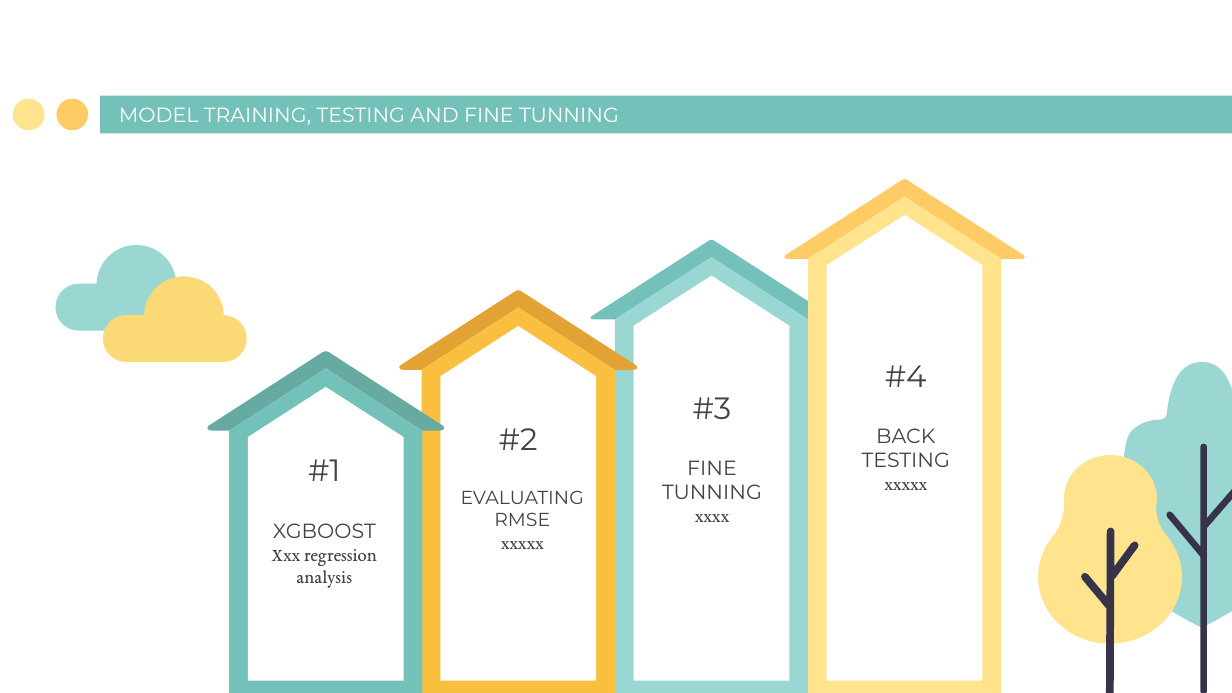
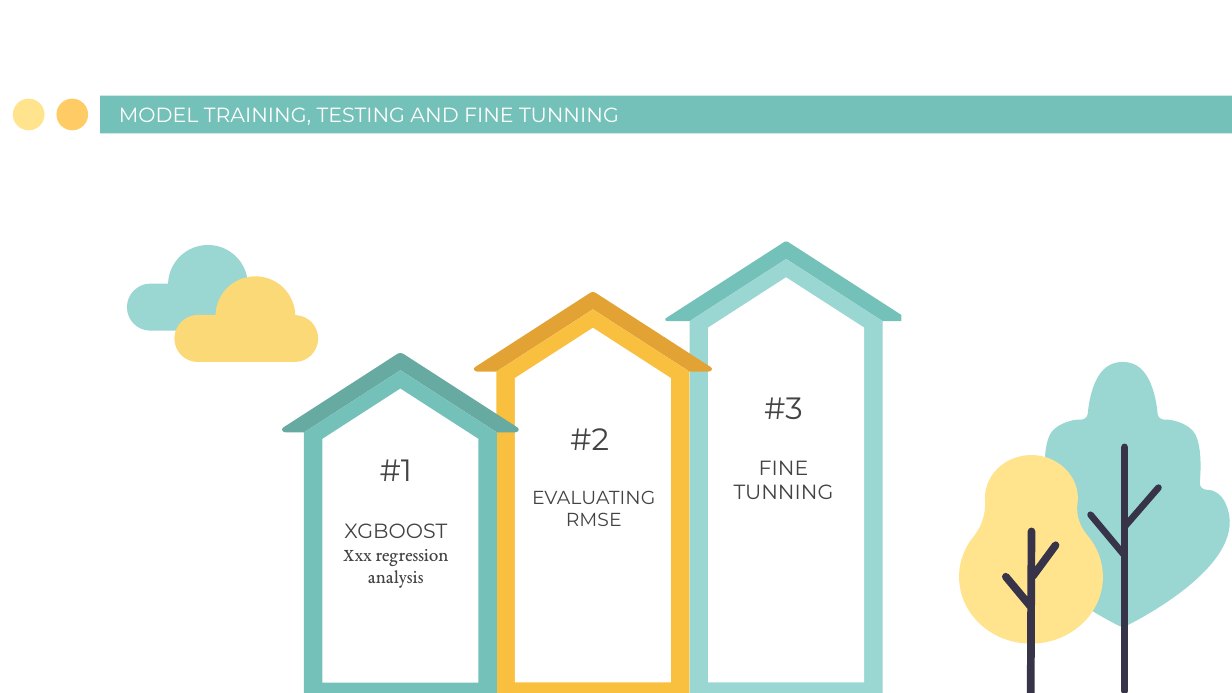
Before and after one commit to BrownTD/Final-Project, a slide deck: slide 6 of Group 2 Final Project House Price Prediction.pptx. Drawn at 1232x693 pixels with LibreOffice and Linux fonts; fonts in the diff are those of the drawing. Boxes give left, top, right and bottom in pixels: in the first picture for what was removed or moved away, otherwise in the second. Text is boxed around its words. In the diff, an @@ line names an element or a change of style, - is before the commit and + after.

```diff
--- a/Group 2 Final Project House Price Prediction.pptx
+++ b/Group 2 Final Project House Price Prediction.pptx
@@ freeform shape removed at box(784, 179, 1026, 259) @@
@@ freeform shape removed at box(808, 197, 1002, 693) @@
@@ freeform shape: place and size @@
-freeform shape at box(827, 214, 983, 680)
+freeform shape at box(902, 217, 1058, 683)
@@ 6 texts, 2 freeform shapes: place and size @@
-6 texts, 2 freeform shapes at box(55, 245, 762, 588)
+6 texts, 2 freeform shapes at box(127, 245, 834, 588)
@@ 8 freeform shapes: place and size @@
-8 freeform shapes at box(206, 239, 834, 693)
+8 freeform shapes at box(281, 241, 908, 693)
@@ freeform shape: place and size @@
-freeform shape at box(229, 368, 423, 692)
+freeform shape at box(304, 371, 498, 693)
@@ text removed at box(885, 365, 927, 387) @@
-#4
@@ text removed at box(862, 428, 950, 490) @@
-BACK TESTING
-xxxxx
@@ 4 freeform shapes: place and size @@
-4 freeform shapes at box(1036, 362, 1232, 693)
+4 freeform shapes at box(957, 362, 1232, 693)
@@ text at box(695, 514, 729, 522): paragraph removed @@
-xxxx
@@ text at box(501, 541, 544, 549): paragraph removed @@
-xxxxx
```
Also in this commit, not shown: 4 other slides changed.
